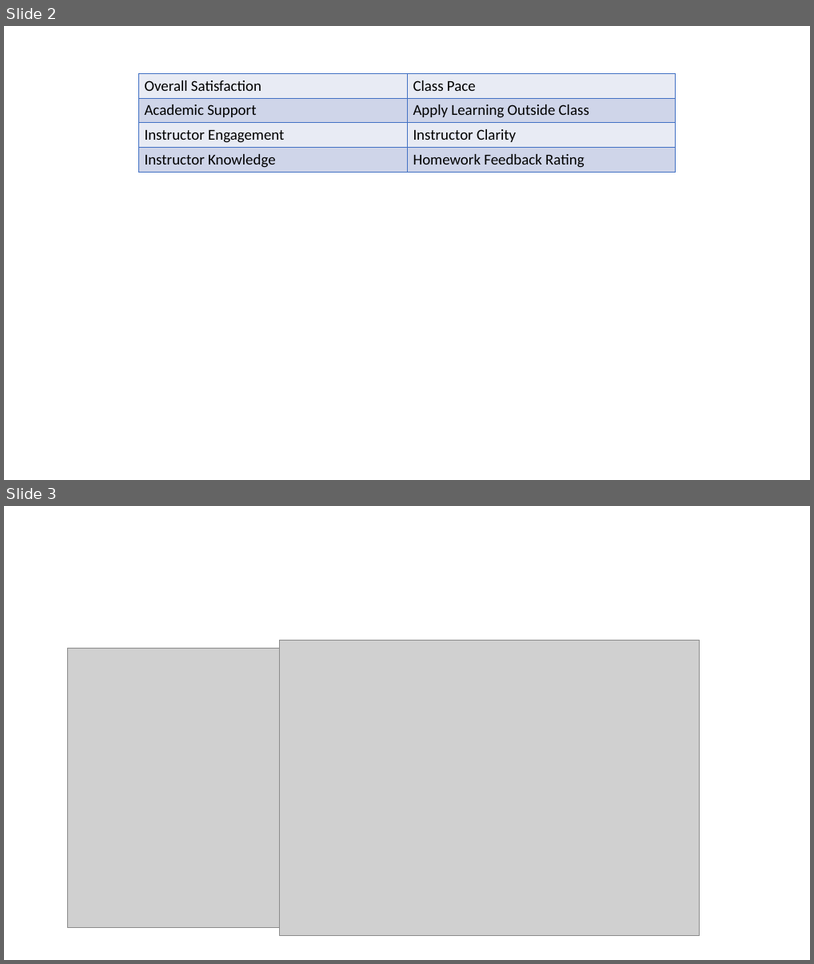
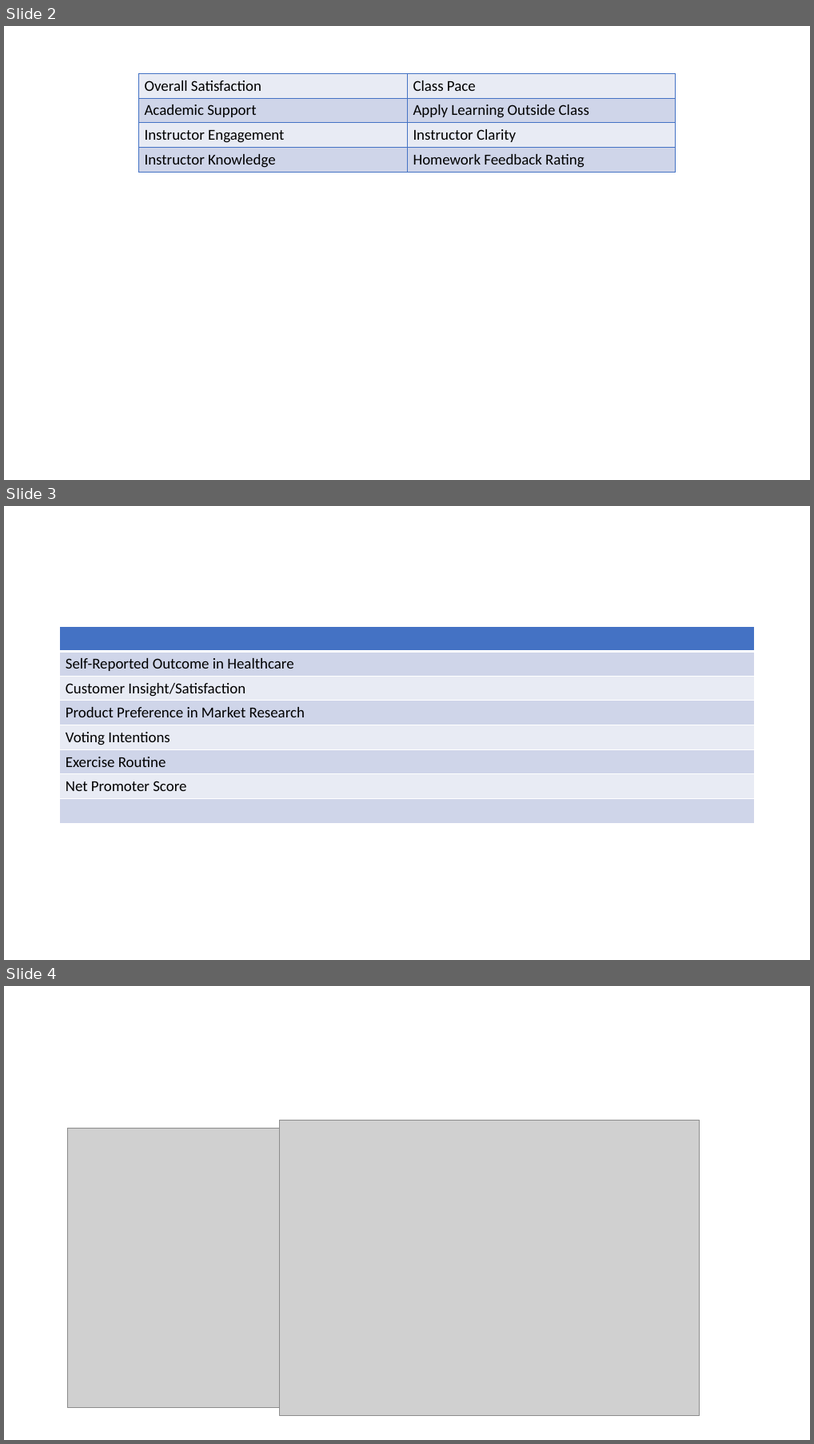
Before and after one commit to kevinclee26/BCS_Dashboard, a slide deck: image/medium.pptx. Shown one above the other, each under a label of ours: slides 2 and 3 before the commit, slides 2, 3 and 4 after it. The pictures are 814x964 and 814x1444 pixels, drawn with LibreOffice and Linux fonts; fonts in the diff are those of the drawing; grey boxes stand for pictures. Boxes give left, top, right and bottom in pixels: in the first picture for what was removed or moved away, otherwise in the second. Text is boxed around its words. In the diff, an @@ line names an element or a change of style, - is before the commit and + after.

```diff
--- a/image/medium.pptx
+++ b/image/medium.pptx
@@ slide 3 added at box(4, 506, 810, 960), background #FFFFFF @@
@@ table added at box(60, 627, 755, 823), 8 rows, 1 columns @@
+
+Self-Reported Outcome in Healthcare
+Customer Insight/Satisfaction
+Product Preference in Market Research
+Voting Intentions
+Exercise Routine
+Net Promoter Score
+
@@ what was slide 3 is now slide 4 @@
```
Also in this commit, not shown: 8 other slides added, 35 other files.
